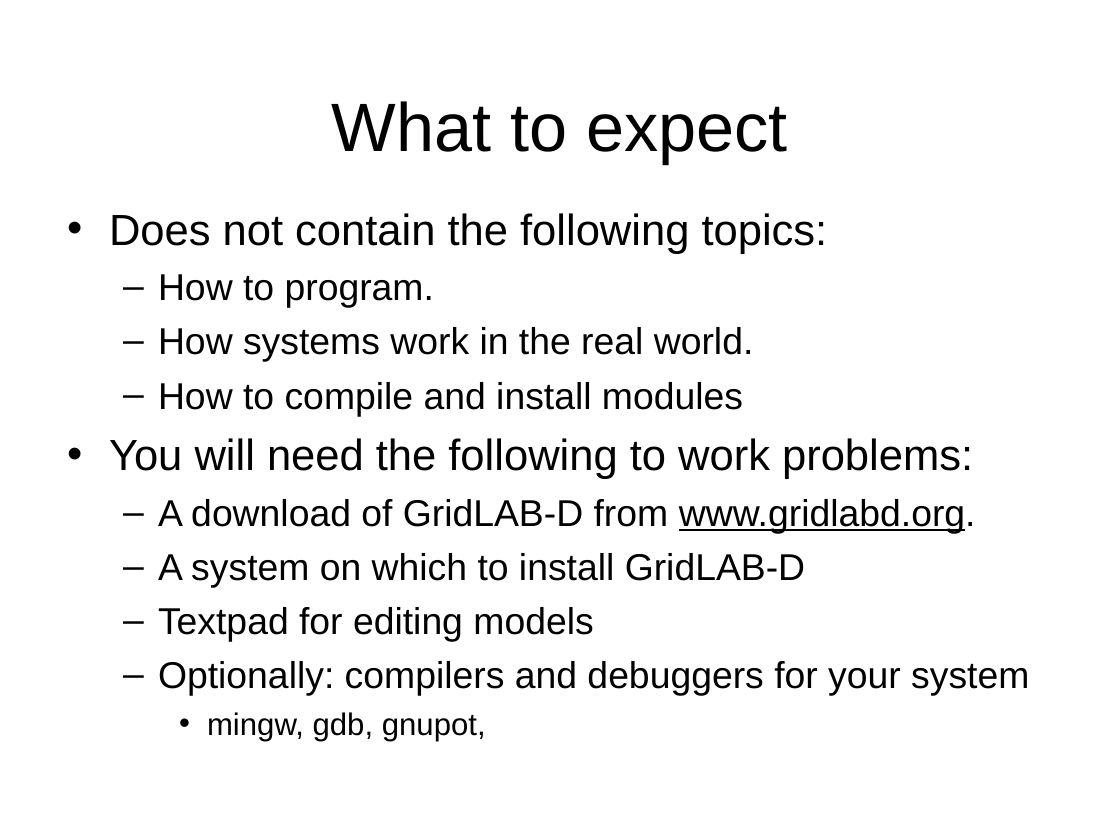
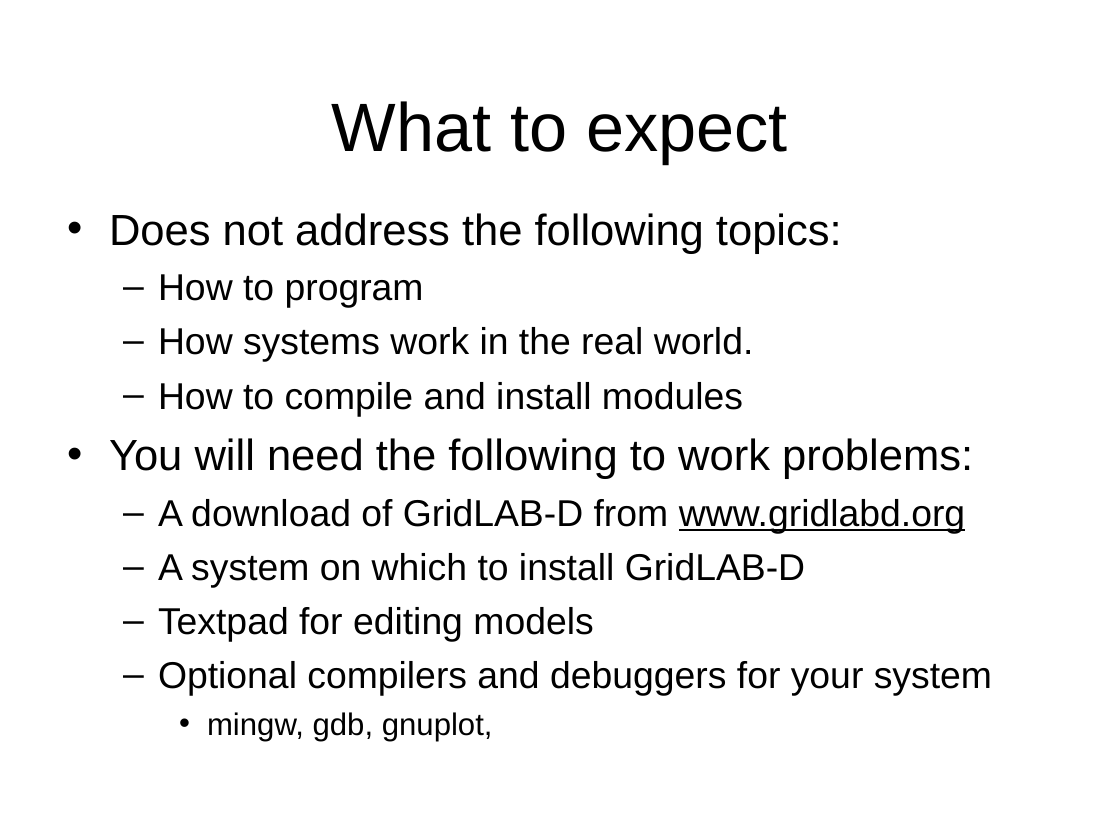
Before and after one commit to gridlab-d/course, a slide deck: slide 3 of 0 - Overview.pps. Drawn at 1120x840 pixels with LibreOffice and Linux fonts; fonts in the diff are those of the drawing; background and template pictures are left out. Boxes give left, top, right and bottom in pixels: in the first picture for what was removed or moved away, otherwise in the second. Text is boxed around its words. In the diff, an @@ line names an element or a change of style, - is before the commit and + after.

```diff
--- a/0 - Overview.pps
+++ b/0 - Overview.pps
@@ text at (109,213,842,308): text changed @@
-• Does not contain the following topics:
-  – How to program.
+• Does not address the following topics:
+  – How to program
@@ text at (158,499,965,534): text changed @@
-  – A download of GridLAB-D from www.gridlabd.org.
+  – A download of GridLAB-D from www.gridlabd.org
@@ text at (158,661,992,741): text changed @@
-  – Optionally: compilers and debuggers for your system
-    • mingw, gdb, gnupot,
+  – Optional compilers and debuggers for your system
+    • mingw, gdb, gnuplot,
```
Also in this commit, not shown: 3 other slides changed, 4 other files.
